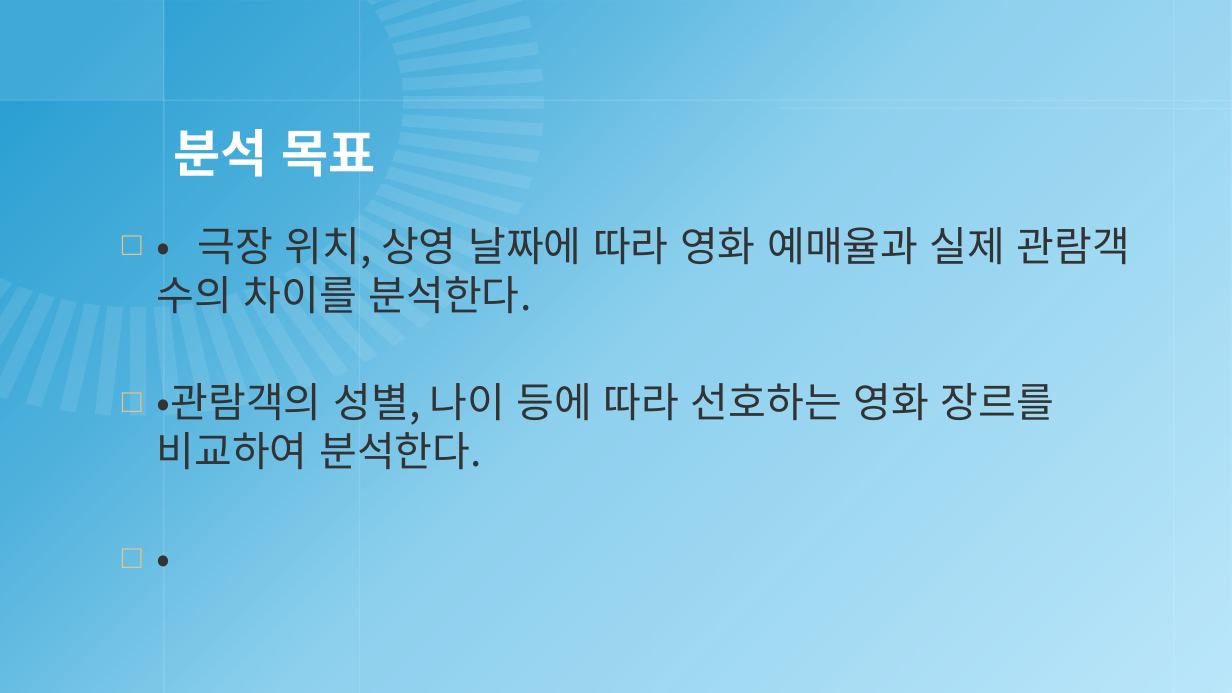
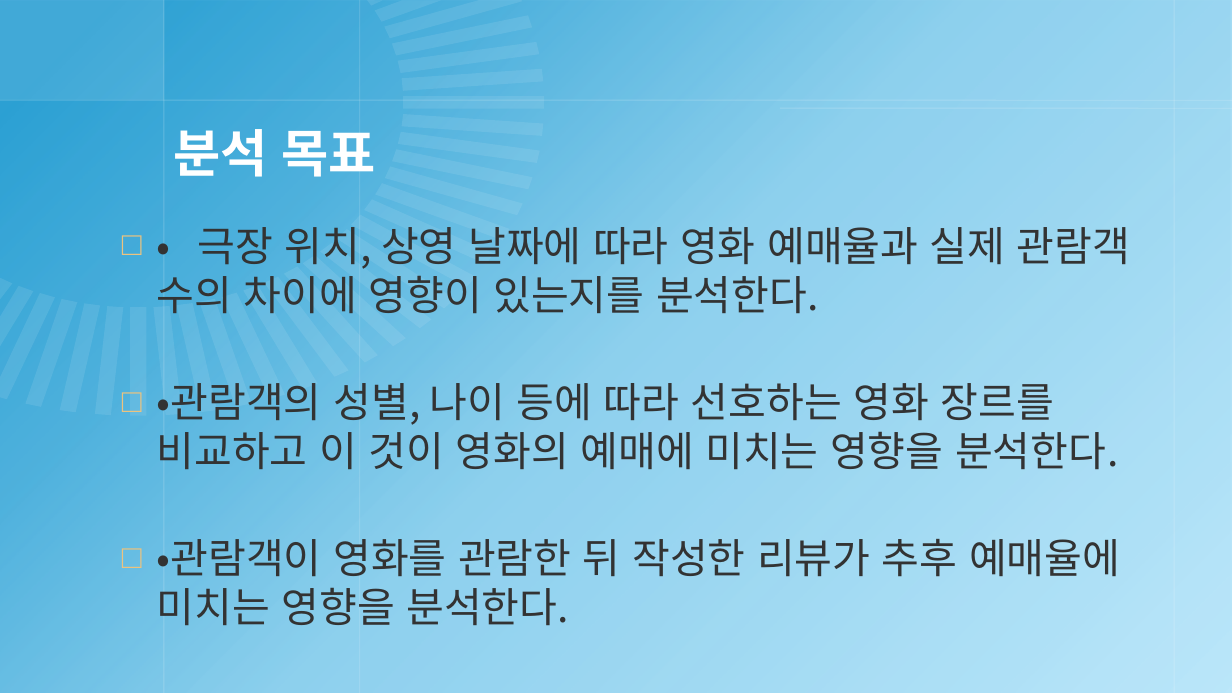
Before and after one commit to cyphen156/Workspace, a slide deck: slide 5 of Python/20170677_오융택.pptx. Drawn at 1232x693 pixels with LibreOffice and Linux fonts; fonts in the diff are those of the drawing; background and template pictures are left out. Boxes give left, top, right and bottom in pixels: in the first picture for what was removed or moved away, otherwise in the second. Text is boxed around its words. In the diff, an @@ line names an element or a change of style, - is before the commit and + after.

```diff
--- a/Python/20170677_오융택.pptx
+++ b/Python/20170677_오융택.pptx
@@ text at (157,227,1130,626): text changed @@
-□ •극장 위치, 상영 날짜에 따라 영화 예매율과 실제 관람객 수의 차이를 분석한다.
-□ •관람객의 성별, 나이 등에 따라 선호하는 영화 장르를 비교하여 분석한다.
-□ •
+□ •극장 위치, 상영 날짜에 따라 영화 예매율과 실제 관람객
+  수의 차이에 영향이 있는지를 분석한다.
+□ •관람객의 성별, 나이 등에 따라 선호하는 영화 장르를
+  비교하고 이 것이 영화의 예매에 미치는 영향을 분석한다.
+□ •관람객이 영화를 관람한 뒤 작성한 리뷰가 추후 예매율에 미치는 영향을 분석한다.
```
Also in this commit, not shown: 2 other slides changed, 1 slide added, 4 other files.
